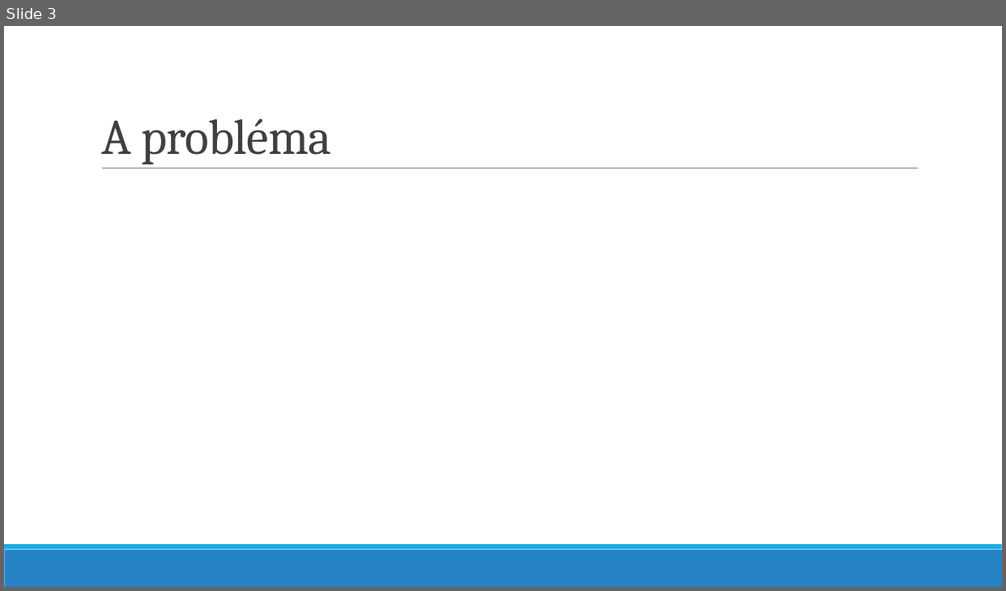
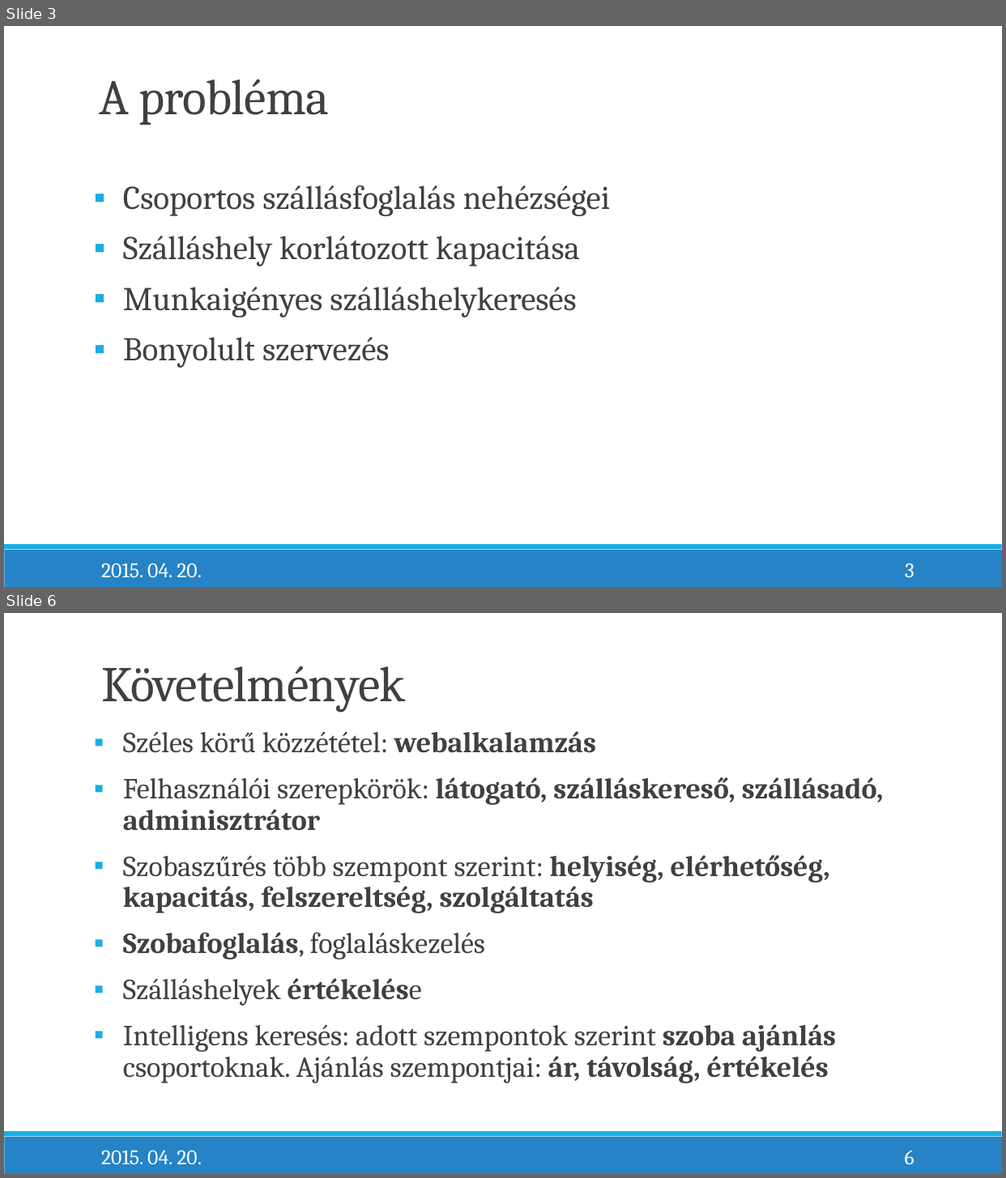
Before and after one commit to bearlysophisticated/thesis, a slide deck: Presentation/RozsenichBalázs_SzakdolgozatVédésPrezentáció.pptx. Shown one above the other, each under a label of ours: slide 3 before the commit, slides 3 and 6 after it; the slides between them are not shown. The pictures are 1006x591 and 1006x1178 pixels, drawn with LibreOffice and Linux fonts; fonts in the diff are those of the drawing. Boxes give left, top, right and bottom in pixels: in the first picture for what was removed or moved away, otherwise in the second. Text is boxed around its words. In the diff, an @@ line names an element or a change of style, - is before the commit and + after.

```diff
--- a/Presentation/RozsenichBalázs_SzakdolgozatVédésPrezentáció.pptx
+++ b/Presentation/RozsenichBalázs_SzakdolgozatVédésPrezentáció.pptx
@@ slide 6 added at (4,613,1002,1174), background #FFFFFF; not listed: 2 template elements that a slide beside it also shows @@
@@ title added at (101,666,406,713), 48 pt, text #404040 @@
+Követelmények
@@ text added at (123,731,884,1084), 28 pt, text #404040 @@
+▪ Széles körű közzététel: webalkalamzás
+▪ Felhasználói szerepkörök: látogató, szálláskereső, szállásadó, adminisztrátor
+▪ Szobaszűrés több szempont szerint: helyiség, elérhetőség, kapacitás, felszereltség, szolgáltatás
+▪ Szobafoglalás, foglaláskezelés
+▪ Szálláshelyek értékelése
+▪ Intelligens keresés: adott szempontok szerint szoba ajánlás csoportoknak. Ajánlás szempontjai: ár, távolság, értékelés
@@ rectangle added at (91,741,931,764), fill #FFFFFF @@
@@ text added at (101,1150,202,1165), 20 pt, text #FFFFFF @@
+2015. 04. 20.
@@ page number added at (905,1151,914,1165), 20 pt, text #FFFFFF @@
+6
@@ slide 3 changed as well @@
@@ title "A probléma": place and size @@
-title "A probléma" at (101,118,331,165)
+title "A probléma" at (99,79,329,125)
@@ rectangle added at (91,154,931,177), fill #FFFFFF @@
@@ line removed from (102, 169) to (918, 169) @@
@@ text added at (123,186,611,368), 32 pt, text #404040 @@
+▪ Csoportos szállásfoglalás nehézségei
+▪ Szálláshely korlátozott kapacitása
+▪ Munkaigényes szálláshelykeresés
+▪ Bonyolult szervezés
@@ text added at (101,563,202,578), 20 pt, text #FFFFFF @@
+2015. 04. 20.
@@ page number added at (905,563,914,578), 20 pt, text #FFFFFF @@
+3
```
Also in this commit, not shown: 8 other slides changed, 1 slide removed.
